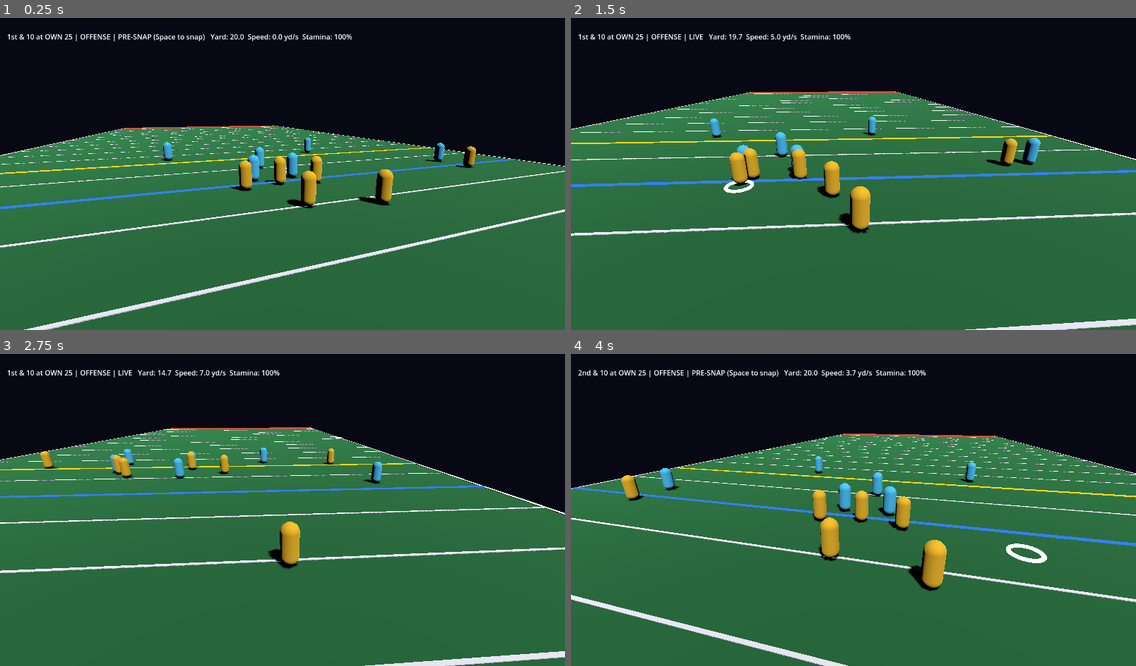
Above: before the commit, frames 1-4 (two rows, left to right).
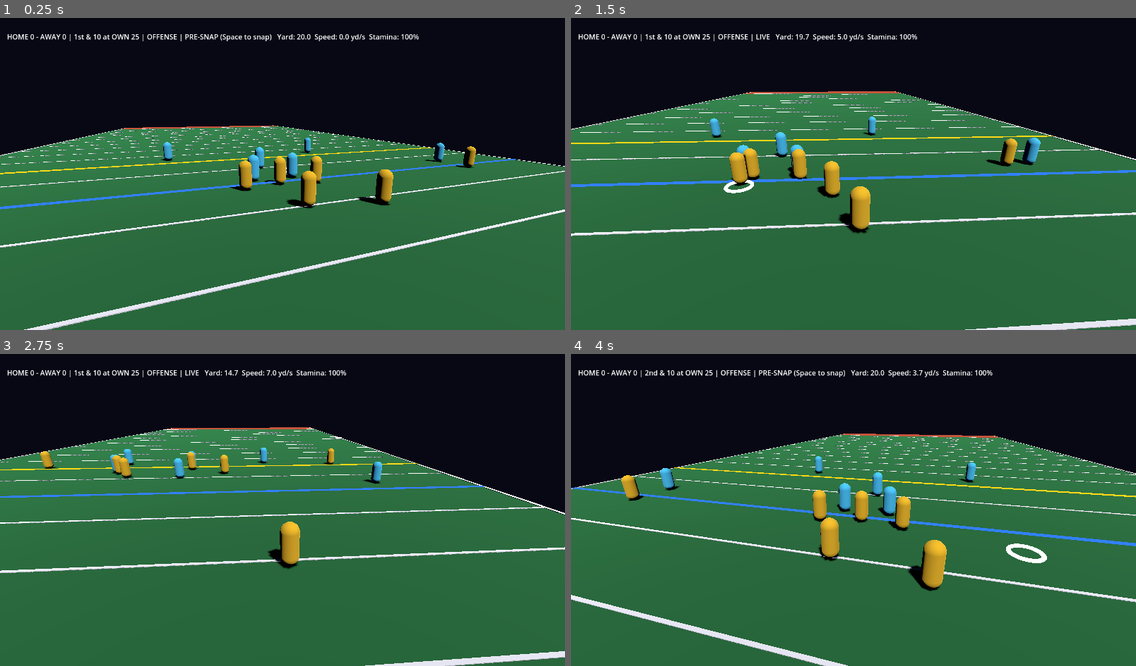
Above: after the commit, the same moments.

Repository: ZeratulAuditore/CraterBowl
Game: Godot game, scene res://scenes/main.tscn
Same seed, same stepped clock (60 frames per second), same inputs: the game is played once before the commit and once after it.
Inputs (mouse positions are in pixels of both pictures, inside the frame that each line leads up to):
- Up to frame 1 (0.25 s): no input
- Up to frame 2 (1.5 s): tap Enter at 0.5 s; move the mouse to (977, 155) at 0.52 s; hold D 0.53-1.28 s; tap 1 at 0.6 s; click (977, 155) at 0.67 s; tap Space at 0.77 s; tap 2 at 0.8, 1.35 s; move the mouse to (740, 186) at 1.27 s; hold S from 1.28 s (still down)
- Up to frame 3 (2.75 s): tap Space at 1.52 s; tap R at 1.55, 2.1 s; move the mouse to (339, 438) at 2.02 s; release S at 2.03 s; hold D from 2.03 s (still down); tap 1 at 2.3 s
- Up to frame 4 (4 s): move the mouse to (825, 572) at 2.77 s; release D at 2.78 s; hold W 2.78-3.53 s; tap 1 at 2.85 s; click (825, 572) at 2.92 s; tap Space at 3.02, 3.77 s; tap 2 at 3.05, 3.6 s; move the mouse to (1023, 553) at 3.52 s; hold A from 3.53 s (still down); tap R at 3.8 s

The runs differ from the first frame. In frame 1, 0.9% of the frame differs, in the area x 1-75%, y 5-8%; in frame 2, 0.7%; in frame 3, 0.7%; in frame 4, 0.9%.

Commit message:
iter 008: A08 touchdowns, tries, safeties, kickoff reset, scoreboard
Co-Authored-By: Claude Opus 5.5 <noreply@anthropic.com>

Diff:
--- a/src/game/main.gd
+++ b/src/game/main.gd
@@ -169,7 +169,7 @@
 func _on_world_event(n: String, d: Dictionary) -> void:
 	if n == "incomplete" and last_whistle == "":
 		last_whistle = "INCOMPLETE"
-	if n in ["tackle", "out_of_bounds", "breakup"]:
+	if n in ["tackle", "out_of_bounds", "breakup", "touchdown"]:
 		last_whistle = n.replace("_", " ").to_upper()
 	if n == "snap":
 		last_whistle = ""
@@ -215,6 +215,10 @@
 	if e is InputEventKey and e.pressed and not e.echo:
 		if e.keycode == KEY_SPACE:
 			world.snap()
+		elif e.keycode == KEY_1:
+			series.choose_try(1)
+		elif e.keycode == KEY_2:
+			series.choose_try(2)
 		elif e.keycode == KEY_E:
 			world.tackle(controlled_id)
 		elif e.keycode == KEY_J:
@@ -254,7 +258,10 @@
 		phase_name = "PRE-SNAP (Space: let them snap)"
 	if world.phase == World.Phase.DEAD and last_whistle != "":
 		phase_name = "%s at %.1f" % [last_whistle, world.dead_ball_spot.y]
-	phase_name = "%s | %s | %s" % [series.downs.label(), side, phase_name]
+	var situation: String = series.downs.label()
+	if series.state == Match.State.TRY:
+		situation = "TRY for %d (1: from the 3 / 2: from the 10)" % series.try_points
+	phase_name = "HOME %d - AWAY %d | %s | %s | %s" % [series.score[0], series.score[1], situation, side, phase_name]
 	var charge_txt := ("   THROW %d%%" % int(charge * 100)) if charging else ""
 	hud.text = charge_txt + "\n" + "%s   Yard: %.1f  Speed: %.1f yd/s  Stamina: %d%%%s" % [
 		phase_name, m.position.y, m.speed(), int(m.stamina * 100), "  (WINDED)" if m.sprint_locked else ""]
--- a/src/sim/match.gd
+++ b/src/sim/match.gd
@@ -1,13 +1,23 @@
 extends RefCounted
-## Match flow layer: World (one play) + Downs (series). Score/clock come in A08/A09.
+## Match flow layer: World (one play) + Downs (series) + score. Clock comes in A09.
 
 const World := preload("res://src/sim/world.gd")
 const Downs := preload("res://src/sim/downs.gd")
+
+const TD_POINTS := 6
+const SAFETY_POINTS := 2
+const TRY_LOS := {1: 97.0, 2: 90.0}   # 1 pt from the 3, 2 pts from the 10
+const KICKOFF_LOS := 25.0
+
+enum State { SCRIMMAGE, TRY }
 
 signal match_event(name: String, data: Dictionary)
 
 var world: World
 var downs := Downs.new()
+var score := [0, 0]
+var state: State = State.SCRIMMAGE
+var try_points := 1
 var last_result := {}
 var last_outcome := {}
 
@@ -16,6 +26,7 @@
 	world.event.connect(_on_world_event)
 
 func start(offense: int = 0, los: float = 25.0) -> void:
+	state = State.SCRIMMAGE
 	downs.reset(offense, los)
 	world.set_offense(offense)
 	world.setup_formation(los)
@@ -26,13 +37,57 @@
 			last_result = {"type": n, "spot": d["spot"].y}
 		"incomplete":
 			last_result = {"type": "incomplete"}
+		"touchdown":
+			last_result = {"type": "touchdown"}
+
+## During try presnap: choose 1 (from the 3) or 2 (from the 10).
+func choose_try(points: int) -> bool:
+	if state != State.TRY or world.phase != World.Phase.PRESNAP or not TRY_LOS.has(points):
+		return false
+	try_points = points
+	downs.los = TRY_LOS[points]
+	world.setup_formation(downs.los)
+	return true
+
+func _award(team: int, pts: int, why: String) -> void:
+	score[team] += pts
+	match_event.emit("score", {"team": team, "points": pts, "why": why, "score": score.duplicate()})
+
+func _kickoff(receiving: int) -> Dictionary:
+	state = State.SCRIMMAGE
+	downs.reset(receiving, KICKOFF_LOS)
+	return {"outcome": "kickoff", "los": KICKOFF_LOS, "offense": receiving}
 
 ## Apply the last play's result and line up for the next snap.
 func next_play() -> Dictionary:
 	if last_result.is_empty():
 		last_result = {"type": "incomplete"}
-	last_outcome = downs.apply(last_result)
+	var r := last_result
 	last_result = {}
+	var off := downs.offense_team
+	var def := 1 - off
+	if state == State.TRY:
+		if r["type"] == "touchdown":
+			_award(off, try_points, "try")
+			last_outcome = _kickoff(def)
+			last_outcome["try"] = "good"
+		else:
+			last_outcome = _kickoff(def)
+			last_outcome["try"] = "no_good"
+	elif r["type"] == "touchdown":
+		_award(off, TD_POINTS, "touchdown")
+		state = State.TRY
+		try_points = 1
+		downs.down = 1
+		downs.los = TRY_LOS[1]
+		downs.first_down_y = Downs.GOAL
+		last_outcome = {"outcome": "try", "los": downs.los}
+	elif r["type"] != "incomplete" and r.get("spot", 1.0) < 0.0:
+		_award(def, SAFETY_POINTS, "safety")
+		last_outcome = _kickoff(def)
+		last_outcome["safety"] = true
+	else:
+		last_outcome = downs.apply(r)
 	if downs.offense_team != world.offense_team:
 		world.set_offense(downs.offense_team)
 	world.setup_formation(downs.los)
--- a/src/sim/world.gd
+++ b/src/sim/world.gd
@@ -229,7 +229,11 @@
 	var c := carrier()
 	if c == null:
 		return
-	if field.zone_of(c.position) == Field.Zone.OUT_OF_BOUNDS:
+	var z := field.zone_of(c.position)
+	if z == Field.Zone.ENDZONE_B:
+		_whistle("touchdown", {"carrier": c.id, "team": c.team})
+		return
+	if z == Field.Zone.OUT_OF_BOUNDS:
 		_whistle("out_of_bounds", {"carrier": c.id})
 		return
 	for a in athletes:
--- a/tests/game_flow.gd
+++ b/tests/game_flow.gd
@@ -49,6 +49,17 @@
 		[1302, func(): check(absf(main.world.los_y - clampf(spot, 1, 99)) < 0.01, "LOS moved to tackle spot"); check(main.ser …(218 unchanged characters)…
 		[1303, func(): main.world.snap(); main.auto_next = true; series_events = 0],
 		[2400, func(): check(series_events >= 1, "auto next play fired after whistle (%d)" % series_events)],
+		# A08: forced touchdown -> score -> try -> kickoff
+		[2401, func(): main.auto_next = false; main.series.start(0, 95.0); main.set_controlled(main.my_id)],
+		[2402, func(): main.world.snap()],
+		[2430, func(): var c = main.world.carrier(); c.position = Vector2(26, 101.0)],
+		[2432, func(): check(main.last_whistle == "TOUCHDOWN", "touchdown whistle")],
+		[2433, func(): main.next_play(); check(main.series.score[0] == 6, "home +6"); check(main.series.state == main.Match.State.TRY, "try state")],
+		[2434, func(): check(main.hud.text.find("HOME 6") >= 0 and main.hud.text.find("TRY") >= 0, "HUD scoreboard + try")],
+		[2435, func(): check(main.series.choose_try(2), "choose 2-pt try"); check(absf(main.world.los_y - 90.0) < 0.01, "2-pt from the 10")],
+		[2436, func(): main.world.snap()],
+		[2470, func(): var c = main.world.carrier(); c.position = Vector2(26, 101.0)],
+		[2472, func(): main.next_play(); check(main.series.score[0] == 8, "try good: 8"); check(main.world.offense_team == 1 and absf(main.world.los_y - 25.0) < 0.01, "kickoff: away ball at its 25")],
 	]
 
 func _lead_to_wr() -> void:
--- /dev/null
+++ b/tests/test_scoring.gd
@@ -0,0 +1,111 @@
+extends "res://tests/test_case.gd"
+
+const World := preload("res://src/sim/world.gd")
+const Match := preload("res://src/sim/match.gd")
+const Athlete := preload("res://src/sim/athlete.gd")
+const T := preload("res://src/sim/tuning.gd")
+const DT := 1.0 / 60.0
+const R := Athlete.Role
+
+var events: Array = []
+
+func _match(los: float = 25.0) -> Match:
+	events.clear()
+	var w := World.new()
+	var cx := w.field.width / 2.0
+	var pairs := [[R.C, 0.0, R.DL, -1.5], [R.QB, 0.0, R.LB, 0.0], [R.WR, -18.0, R.CB, -18.0], [R.WR, 18.0, R.CB, 18.0], [R.RB, 4.0, R.S, -8.0], [R.OL, -2.5, R.DL, 1.5], [R.OL, 2.5, R.S, 8.0]]
+	for t in 2:
+		for p in pairs:
+			w.add_two_way(t, p[0], cx + p[1], p[2], cx + p[3])
+	var m := Match.new(w)
+	m.start(0, los)
+	w.event.connect(func(n, _d): events.append(n))
+	return m
+
+func _snap_and_wait(w) -> void:
+	w.snap()
+	for i in 30: w.step({}, DT)
+
+## Teleport the carrier and step once so the World evaluates it.
+func _carrier_to(w, y: float) -> void:
+	var c = w.carrier()
+	c.position = Vector2(26, y)
+	w.step({}, DT)
+
+func test_run_into_endzone_is_td() -> void:
+	var m := _match(95.0)
+	var w := m.world
+	_snap_and_wait(w)
+	_carrier_to(w, 100.5)
+	assert_true(events.has("touchdown"), "touchdown event")
+	assert_eq(w.phase, World.Phase.DEAD, "dead")
+	var out := m.next_play()
+	assert_eq(m.score[0], 6, "+6")
+	assert_eq(out["outcome"], "try", "try next")
+	assert_near(w.los_y, 97.0, 0.001, "try from the 3")
+
+func test_catch_in_endzone_is_td() -> void:
+	var m := _match(80.0)
+	var w := m.world
+	_snap_and_wait(w)
+	var wr := w.find_role(0, R.WR)
+	wr.position = Vector2(26, 104)
+	w.ball.hold(wr.id)  # simulate catch in end zone
+	w.step({}, DT)
+	assert_true(events.has("touchdown"), "TD on end-zone catch")
+
+func test_safety() -> void:
+	var m := _match(3.0)
+	var w := m.world
+	_snap_and_wait(w)
+	var c = w.carrier()
+	c.position = Vector2(26, -2.0)
+	var lb := w.find_role(1, R.LB)
+	lb.position = c.position + Vector2(0, 0.95)
+	lb.facing = Vector2(0, -1)
+	w.tackle(lb.id)
+	for i in 30: w.step({}, DT)
+	assert_true(events.has("tackle"), "tackled in end zone")
+	var out := m.next_play()
+	assert_eq(m.score[1], 2, "+2 defense")
+	assert_eq(out["outcome"], "kickoff")
+	assert_eq(w.offense_team, 1, "safety: scoring team receives")
+	assert_near(w.los_y, 25.0)
+
+func _score_td(m) -> void:
+	var w = m.world
+	_snap_and_wait(w)
+	_carrier_to(w, 101.0)
+	m.next_play()
+
+func test_one_point_try_good() -> void:
+	var m := _match(95.0)
+	_score_td(m)
+	_snap_and_wait(m.world)
+	_carrier_to(m.world, 101.0)
+	var out := m.next_play()
+	assert_eq(m.score[0], 7, "6 + 1")
+	assert_eq(out["try"], "good")
+	assert_eq(m.world.offense_team, 1, "kickoff to other team")
+	assert_near(m.world.los_y, 25.0)
+	assert_eq(m.downs.down, 1)
+
+func test_two_point_try_choice() -> void:
+	var m := _match(95.0)
+	_score_td(m)
+	assert_true(m.choose_try(2), "choose 2")
+	assert_near(m.world.los_y, 90.0, 0.001, "from the 10")
+	_snap_and_wait(m.world)
+	_carrier_to(m.world, 101.0)
+	m.next_play()
+	assert_eq(m.score[0], 8, "6 + 2")
+
+func test_failed_try() -> void:
+	var m := _match(95.0)
+	_score_td(m)
+	_snap_and_wait(m.world)
+	m.last_result = {"type": "incomplete"}
+	var out := m.next_play()
+	assert_eq(m.score[0], 6, "no try points")
+	assert_eq(out["try"], "no_good")
+	assert_eq(m.world.offense_team, 1, "kickoff")
Not shown, changed: FEATURES.md
Not shown, changed: ITERATIONS.md
Not shown, added: docs/iterations/008-scoring.md
